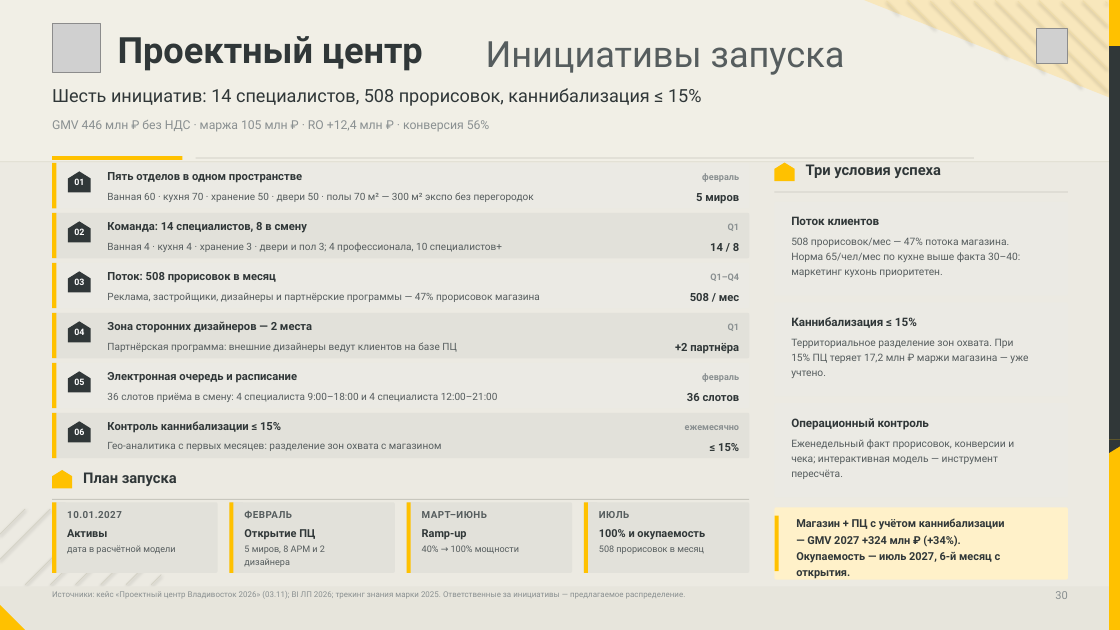
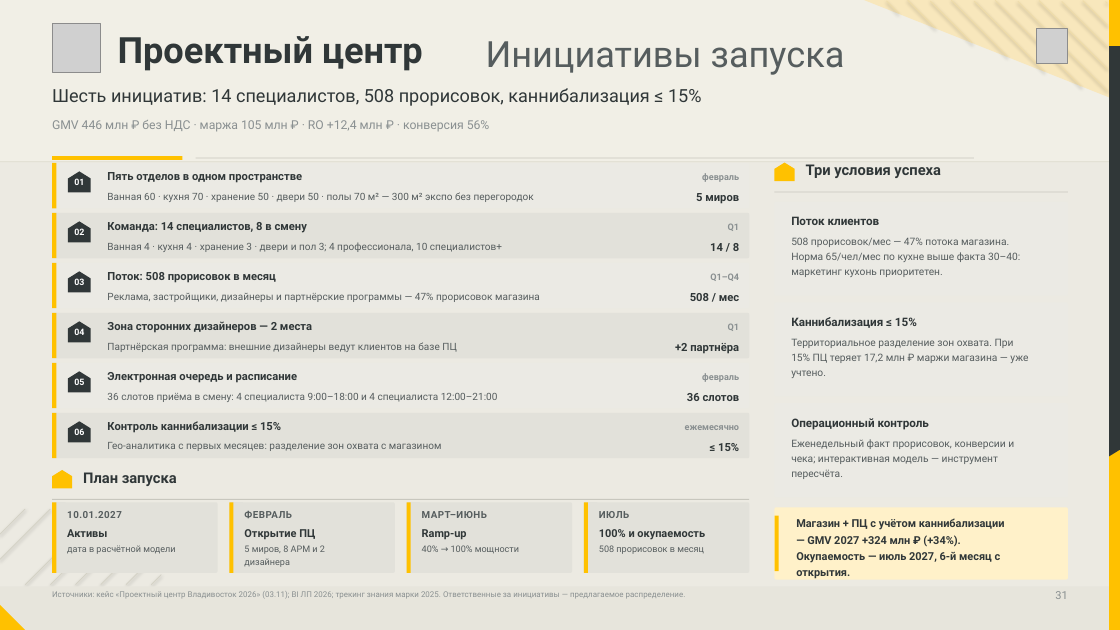
Before and after one commit to dmitrypalych44-ai/power-point, a slide deck: slide 31 of deliverables/download/lemana-pro-vladivostok-2027.pptx (slide 30 before the commit). Drawn at 1120x630 pixels with LibreOffice and Linux fonts; fonts in the diff are those of the drawing; grey boxes stand for pictures. Boxes give left, top, right and bottom in pixels: in the first picture for what was removed or moved away, otherwise in the second. Text is boxed around its words. In the diff, an @@ line names an element or a change of style, - is before the commit and + after.

```diff
--- a/deliverables/download/lemana-pro-vladivostok-2027.pptx
+++ b/deliverables/download/lemana-pro-vladivostok-2027.pptx
@@ rectangle: place and size @@
-rectangle at (1109,46,1120,439)
+rectangle at (1109,46,1120,443)
@@ freeform shape: place and size @@
-freeform shape at (1109,439,1120,453)
+freeform shape at (1109,443,1120,456)
@@ text at (1055,591,1067,599): text changed @@
-30
+31
```
Also in this commit, not shown: 39 other slides changed, 1 slide added, 50 other files.
